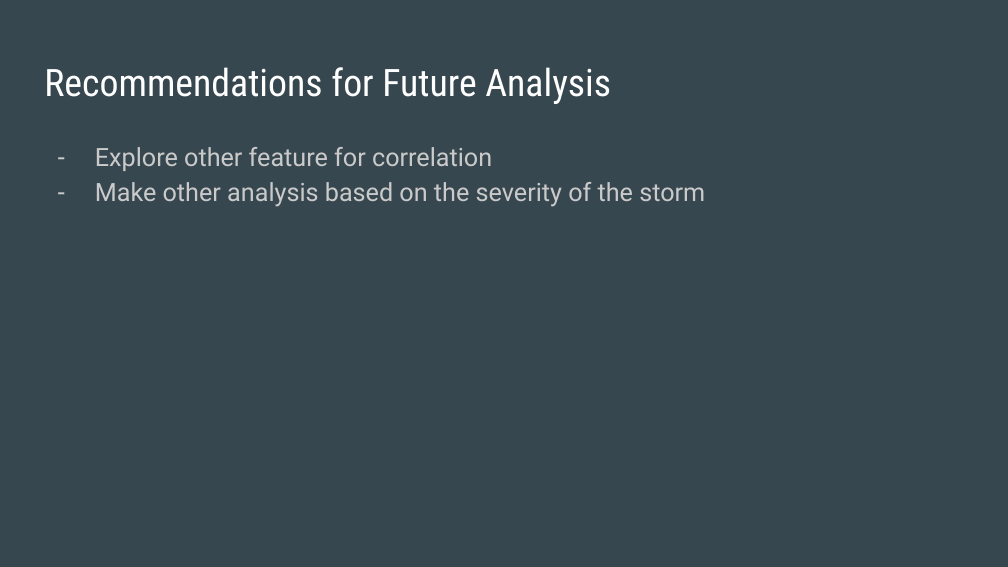
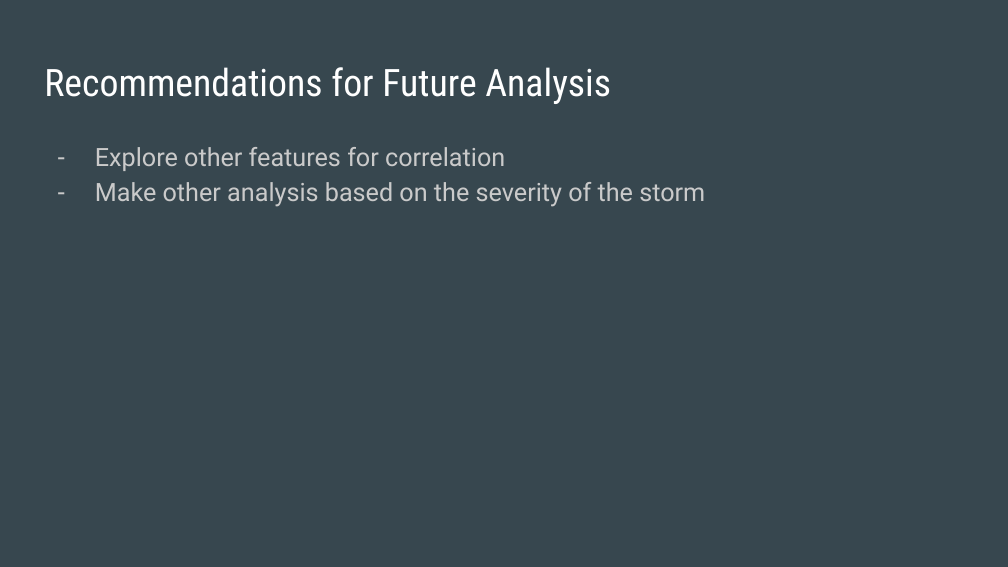
Before and after one commit to daniduce/Final-Project, a slide deck: slide 14 of Weather Patterns.pptx (slide 12 before the commit). Drawn at 1008x567 pixels with LibreOffice and Linux fonts; fonts in the diff are those of the drawing. Boxes give left, top, right and bottom in pixels: in the first picture for what was removed or moved away, otherwise in the second. Text is boxed around its words. In the diff, an @@ line names an element or a change of style, - is before the commit and + after.

```diff
--- a/Weather Patterns.pptx
+++ b/Weather Patterns.pptx
@@ text at (95,147,505,171): text changed @@
-– Explore other feature for correlation
+– Explore other features for correlation
```
Also in this commit, not shown: 4 other slides changed, 3 slides added, 1 slide removed.
